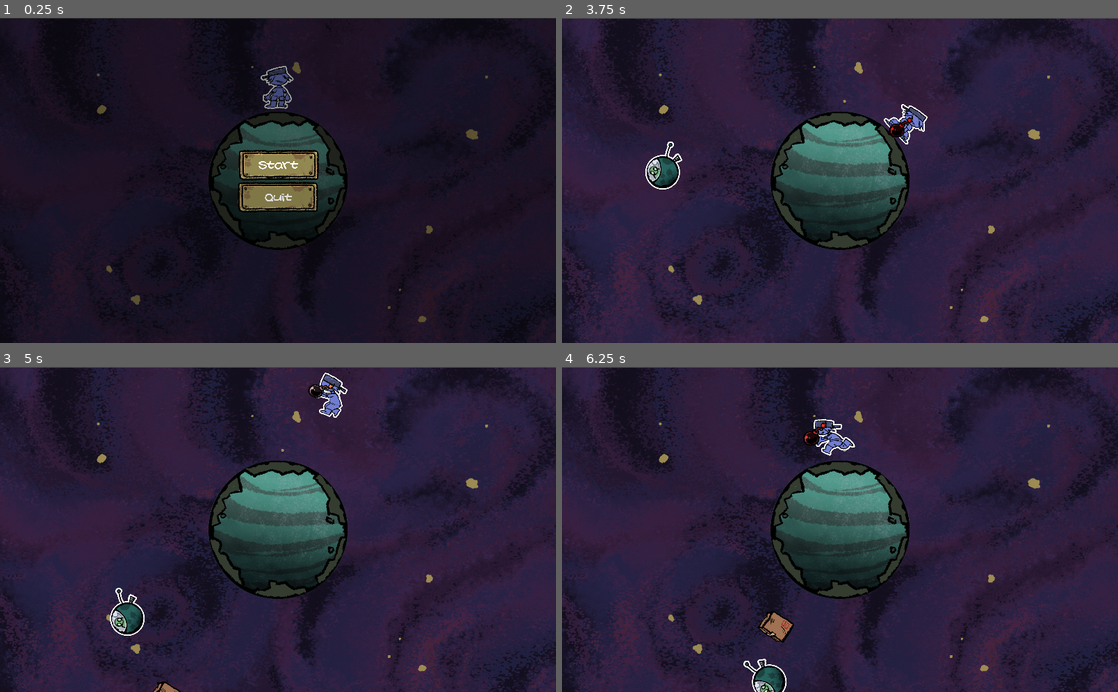
Above: before the commit, frames 1-4 (two rows, left to right).
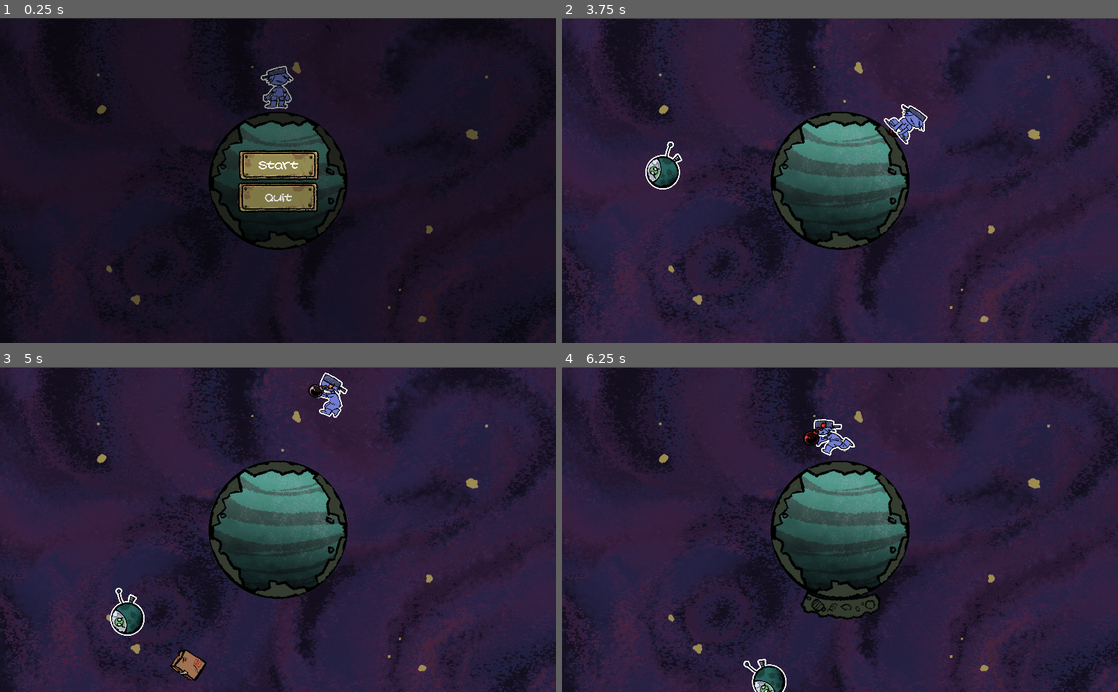
Above: after the commit, the same moments.

Repository: DanGrenade/TinyWorldJam
Game: Godot game, scene res://Scenes/GameTest.tscn
The game is run twice, just before and just after one commit, with the same random seed, the same clock (stepped at 60 frames per second) and the same inputs. The project has no main scene, so this scene is started directly.
Inputs:
- Up to frame 1 (0.25 s): no input
- Up to frame 2 (3.75 s): click "Start" at 0.5 s; hold D (move_right) 1.28-2.03 s; tap E (box_grab) every 0.75 s from 1.35 to 3.6 s; tap Space (jump) at 1.52, 2.27 s; hold Left (move_left) 2.03-2.78 s; hold D (move_right) from 2.78 s (still down)
- Up to frame 3 (5 s): tap Space (jump) at 3.77, 4.52 s; release D (move_right) at 4.28 s; hold Left (move_left) from 4.28 s (still down); tap E (box_grab) at 4.35 s
- Up to frame 4 (6.25 s): keep holding Left (move_left); tap E (box_grab) at 5.1, 5.85 s; tap Space (jump) at 5.27 s

The runs differ from the first frame. In frame 1, 0.2% of the frame differs, in the area x 42-58%, y 40-60%; in frame 2, 0.1%; in frame 3, 0.5%; in frame 4, 1.2%, in the area x 35-58%, y 68-85%.

Commit message:
Issue 038 - Game Over Screen works with mouse

Diff:
--- a/Scenes/GameOver.tscn
+++ b/Scenes/GameOver.tscn
@@ -28,6 +28,7 @@
 margin_right = 940.146
 margin_bottom = 584.8
 rect_scale = Vector2( 0.5, 0.5 )
+mouse_filter = 2
 __meta__ = {
 "_edit_use_anchors_": false
 }
@@ -49,6 +50,7 @@
 margin_top = 50.0
 margin_right = 387.0
 margin_bottom = 186.0
+mouse_filter = 2
 custom_fonts/normal_font = SubResource( 1 )
 bbcode_enabled = true
 bbcode_text = "[center]Try Again[/center]"
@@ -73,6 +75,7 @@
 margin_top = 82.3008
 margin_right = 396.35
 margin_bottom = 164.301
+mouse_filter = 2
 custom_fonts/normal_font = SubResource( 1 )
 bbcode_enabled = true
 bbcode_text = "[center]Quit[/center]"
--- a/Scenes/GameTest.tscn
+++ b/Scenes/GameTest.tscn
@@ -36,24 +36,24 @@
 "_edit_use_anchors_": false
 }
 
-[node name="GarbagePlanet" parent="." instance=ExtResource( 2 )]
-
 [node name="Alien_Ship" parent="." instance=ExtResource( 5 )]
 position = Vector2( 0, -1459.11 )
 planet_string = NodePath("../../GameManager/GarbagePlanet")
 
-[node name="PlayerCharacter" parent="." instance=ExtResource( 1 )]
-position = Vector2( 1.80859, -679.526 )
-gravity_body_path = NodePath("../../GameManager/GarbagePlanet")
+[node name="GarbagePlanet" parent="." instance=ExtResource( 2 )]
 
-[node name="GarbageSpawner" type="Node" parent="."]
+[node name="GarbageSpawner" type="Node2D" parent="."]
 script = ExtResource( 4 )
-gravity_node_path = NodePath("../../GameManager/GarbagePlanet")
-alien_node_path = NodePath("../../GameManager/Alien_Ship")
+gravity_node_path = NodePath("../GarbagePlanet")
+alien_node_path = NodePath("../Alien_Ship")
 
 [node name="Timer" type="Timer" parent="GarbageSpawner"]
 wait_time = 3.0
 autostart = true
+
+[node name="PlayerCharacter" parent="." instance=ExtResource( 1 )]
+position = Vector2( 1.80859, -679.526 )
+gravity_body_path = NodePath("../../GameManager/GarbagePlanet")
 
 [node name="Start_Menu" parent="." instance=ExtResource( 7 )]
 margin_left = -515.181
@@ -61,17 +61,16 @@
 margin_right = -515.181
 margin_bottom = -295.984
 
+[node name="YSort" parent="Start_Menu" index="0"]
+position = Vector2( 0, 1 )
+
 [node name="ColorRect" parent="Start_Menu/YSort" index="0"]
 margin_left = -1533.0
 margin_top = -905.0
 margin_right = 2622.0
 margin_bottom = 1518.0
 
-[node name="CanvasLayer" type="CanvasLayer" parent="."]
-layer = 128
-follow_viewport_enable = true
-
-[node name="GameOver" parent="CanvasLayer" instance=ExtResource( 10 )]
+[node name="GameOver" parent="." instance=ExtResource( 10 )]
 visible = false
 margin_left = -2057.18
 margin_top = -1192.31
@@ -79,18 +78,17 @@
 margin_bottom = -592.309
 rect_scale = Vector2( 4, 4 )
 [connection signal="switch_game_state_signal" from="." to="Alien_Ship" method="_on_GameManager_switch_game_state_signal"]
+[connection signal="switch_game_state_signal" from="." to="Camera2D" method="_on_GameManager_switch_game_state_signal"]
 [connection signal="switch_game_state_signal" from="." to="PlayerCharacter" method="_on_GameManager_switch_game_state_signal"]
-[connection signal="switch_game_state_signal" from="." to="Camera2D" method="_on_GameManager_switch_game_state_signal"]
-[connection signal="switch_game_state_signal" from="." to="GarbageSpawner" method="_on_GameManager_switch_game_state_signal"]
 [connection signal="ship_hit" from="Alien_Ship" to="." method="_on_Alien_Ship_ship_hit"]
 [connection signal="ship_hit" from="Alien_Ship" to="Audio" method="_on_Alien_Ship_ship_hit"]
+[connection signal="timeout" from="GarbageSpawner/Timer" to="GarbageSpawner" method="_on_Timer_timeout"]
 [connection signal="player_hit" from="PlayerCharacter" to="Camera2D" method="_on_PlayerCharacter_player_hit"]
 [connection signal="player_hit" from="PlayerCharacter" to="Audio" method="_on_PlayerCharacter_player_hit"]
 [connection signal="player_interact" from="PlayerCharacter" to="Audio" method="_on_PlayerCharacter_player_interact"]
 [connection signal="player_jump" from="PlayerCharacter" to="Audio" method="_on_PlayerCharacter_player_jump"]
-[connection signal="timeout" from="GarbageSpawner/Timer" to="GarbageSpawner" method="_on_Timer_timeout"]
 [connection signal="Continue_Button_Pressed" from="Start_Menu" to="." method="_on_Start_Menu_Continue_Button_Pressed"]
 [connection signal="Start_Button_Pressed" from="Start_Menu" to="." method="_on_Start_Menu_Start_Button_Pressed"]
-[connection signal="Replay_Signal" from="CanvasLayer/GameOver" to="." method="_on_GameOver_Replay_Signal"]
+[connection signal="Replay_Signal" from="GameOver" to="." method="_on_GameOver_Replay_Signal"]
 
 [editable path="Start_Menu"]
--- a/Scenes/Start_Menu.tscn
+++ b/Scenes/Start_Menu.tscn
@@ -14,6 +14,7 @@
 [node name="Start_Menu" type="Control"]
 anchor_right = 1.0
 anchor_bottom = 1.0
+mouse_filter = 1
 script = ExtResource( 3 )
 __meta__ = {
 "_edit_use_anchors_": false
@@ -26,6 +27,7 @@
 modulate = Color( 1, 1, 1, 0.411765 )
 margin_right = 1028.0
 margin_bottom = 600.0
+mouse_filter = 1
 color = Color( 0, 0, 0, 1 )
 __meta__ = {
 "_edit_use_anchors_": false
@@ -70,7 +72,7 @@
 margin_top = 79.0
 margin_right = -52.0
 margin_bottom = -74.0
-mouse_filter = 2
+mouse_filter = 1
 custom_fonts/normal_font = SubResource( 2 )
 custom_colors/default_color = Color( 1, 1, 1, 1 )
 custom_colors/selection_color = Color( 0.647059, 0.67451, 0.737255, 1 )
@@ -108,7 +110,7 @@
 margin_top = 73.3848
 margin_right = -33.8284
 margin_bottom = -79.6152
-mouse_filter = 2
+mouse_filter = 1
 custom_fonts/normal_font = SubResource( 2 )
 custom_colors/default_color = Color( 1, 1, 1, 1 )
 custom_colors/selection_color = Color( 0.647059, 0.67451, 0.737255, 1 )
@@ -138,7 +140,7 @@
 margin_top = 82.0
 margin_right = -55.0
 margin_bottom = -71.0
-mouse_filter = 2
+mouse_filter = 1
 custom_fonts/normal_font = SubResource( 2 )
 custom_colors/default_color = Color( 1, 1, 1, 1 )
 custom_colors/selection_color = Color( 0.647059, 0.67451, 0.737255, 1 )
--- a/Scripts/BasicTrash.gd
+++ b/Scripts/BasicTrash.gd
@@ -22,10 +22,10 @@
 	gravity_node = target
 
 	velocity = (gravity_node.global_position - global_position).normalized() * fall_speed
-	global_rotation = (position - gravity_node.global_position).angle() + (PI/2)
+	global_rotation = (global_position - gravity_node.global_position).angle() + (PI/2)
 
 	original_parent = get_parent()
-	original_parent.connect("switch_game_state_signal", self, "_on_GameManager_switch_game_state_signal")
+	original_parent.get_parent().connect("switch_game_state_signal", self, "_on_GameManager_switch_game_state_signal")
 	pass
 
 func _physics_process(delta):
--- a/Scripts/GameManager.gd
+++ b/Scripts/GameManager.gd
@@ -48,8 +48,9 @@
 
 func game_over():
 	stop_game()
-	$CanvasLayer/GameOver.visible = true
-	$CanvasLayer/GameOver.give_focus()
+	$GarbageSpawner.visible = false
+	$GameOver.visible = true
+	$GameOver.give_focus()
 
 	$Audio.play_menu_bg()
 	pass
--- a/Scripts/GameOverMenu.gd
+++ b/Scripts/GameOverMenu.gd
@@ -1,6 +1,10 @@
 extends TextureRect
 
 signal Replay_Signal
+
+func _ready():
+
+	pass
 
 func give_focus():
 	$HSplitContainer/TextureButton.grab_focus()
--- a/Scripts/GarbageSpawner.gd
+++ b/Scripts/GarbageSpawner.gd
@@ -20,8 +20,7 @@
 
 func spawn_trash():
 	var trash = preload("res://Scenes/BasicTrash.tscn").instance()
-	get_parent().add_child(trash)
-
+	add_child(trash)
 	trash.spawn(gravity_node, Vector2.UP.rotated(rand_range(0, 2 * PI)) * start_distance)
 
 	pass
--- a/Scripts/TextureButton.gd
+++ b/Scripts/TextureButton.gd
@@ -11,7 +11,6 @@
 	pass
 
 func _on_TextureButton_focus_entered():
-	print(name)
 	modulate = focus_color
 	pass
 
